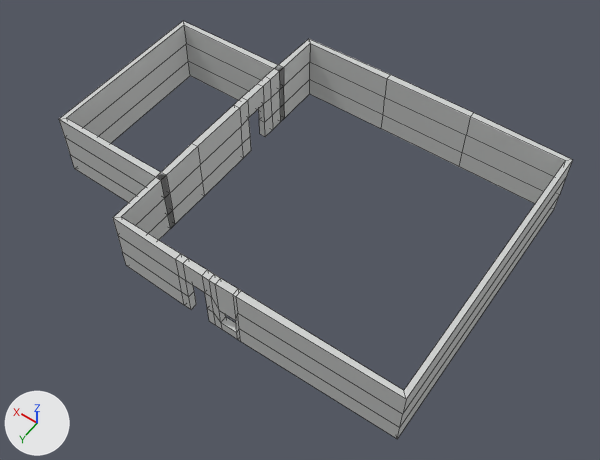
Renders of the FBX model PatPatGame/Assets/Meshes/Shelter/Walls.fbx from each side of a commit.
Rendered twice from a camera (50 mm lens) standing at (-17.1, 29.2, 43.8) and looking at (2.6, 1.6, 0.5). Lighting does not change. The marker at lower left points along +X, +Y and +Z. The first picture is the older version. Mesh edges are drawn as thin lines. Where no turn or scale is listed for an object, it has been applied to the vertices.

Names of what the first picture shows: 'Walls'.
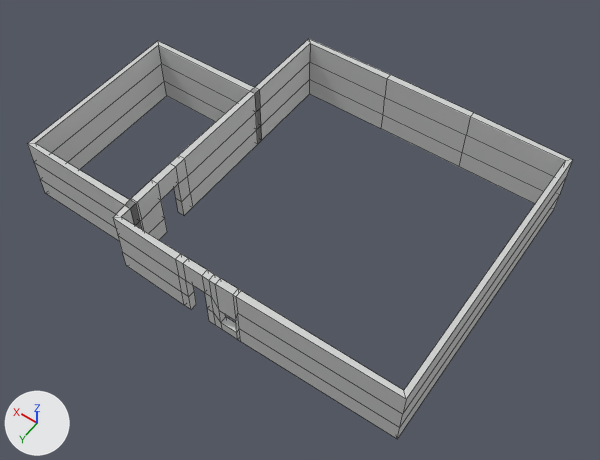
Location of each change, (x1, y1, x2, y2) in pixels of the pictures (600 x 460 px; the box of a moved part takes in the faces that stretch with it):
'Walls', reshaped (6% wider)
    before: (59, 21, 573, 439)
    after: (27, 39, 573, 439)
part 1 of me_plane_004, moved or reshaped
    before: (59, 21, 285, 229)
    after: (27, 41, 262, 241)
part 2 of me_plane_004, moved or reshaped
    before: (192, 39, 310, 195)
    after: (131, 39, 310, 240)

Diff of the bpy script that builds the scene:
```diff
--- a/PatPatGame/Assets/Meshes/Shelter/Walls.fbx.py
+++ b/PatPatGame/Assets/Meshes/Shelter/Walls.fbx.py
@@ me_plane_004 @@
 # used by ob_walls; location = (0.0, 0.0, 0.0)
-me_plane_004.from_pydata(...)  # 176 vertices, 176 faces; spans x -10.2..19.0, y -10.4..10.3, z 0.0..4.9
+me_plane_004.from_pydata(...)  # 168 vertices, 168 faces; spans x -10.2..19.0, y -10.4..10.3, z 0.0..4.9
+# me_plane_004 part 1: the loose piece of 32 vertices spanning x 9.9..19.0, y -6.7..6.2, z 0.0..4.9 is moved by (0.0, 2.8, 0.0)
+# me_plane_004 part 2
+# 32 vertices are removed from x 9.9..10.4, y -5.2..-1.7, z 0.0..4.9
+# 40 faces are deleted
+# 8 vertices in x 9.9..10.4, y 2.7, z 0.0..4.9 move by (0.0, 5.7, 0.0)
+# 12 vertices are added at x 9.9..10.4, y 4.0..6.6, z 0.0..4.9
+# 6 new vertices lie (0.0, -1.8, 0.0) away from vertices in x 9.9..10.4, y 2.7, z 0.0..4.9
+# 6 new vertices lie (0.0, 0.8, 0.0) away from vertices in x 9.9..10.4, y 4.0, z 0.0..4.9
+# 32 new faces join them
 me_plane_004.materials.append(mat_wall)
```
